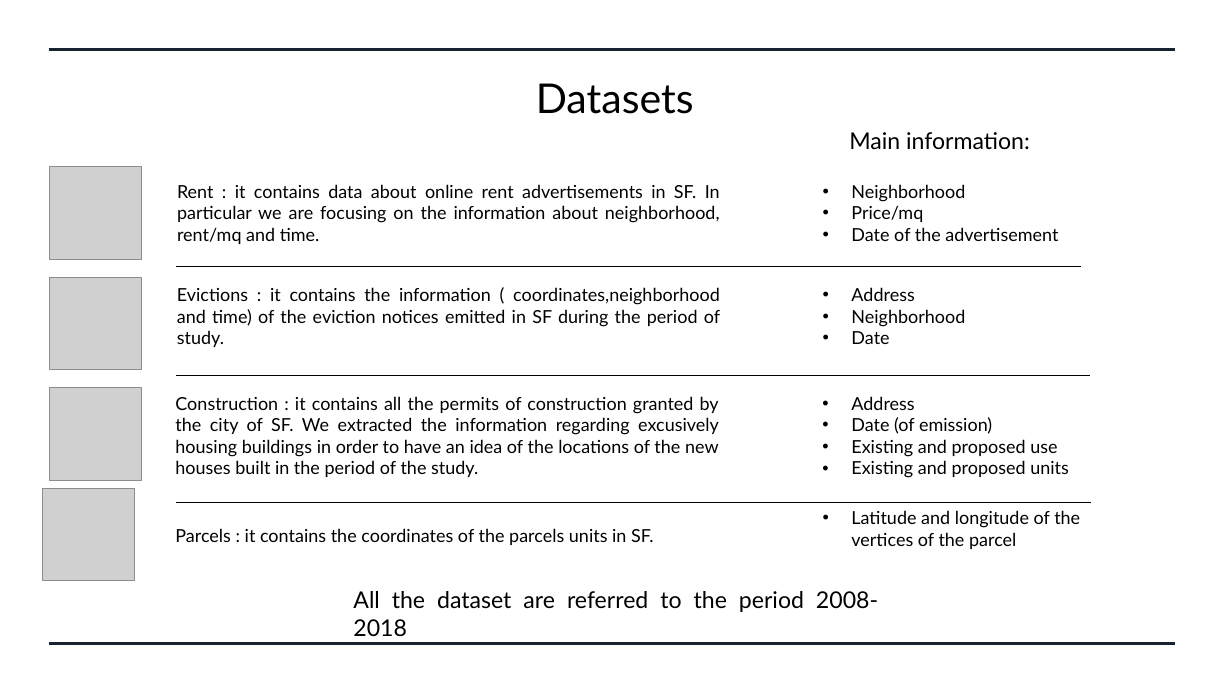
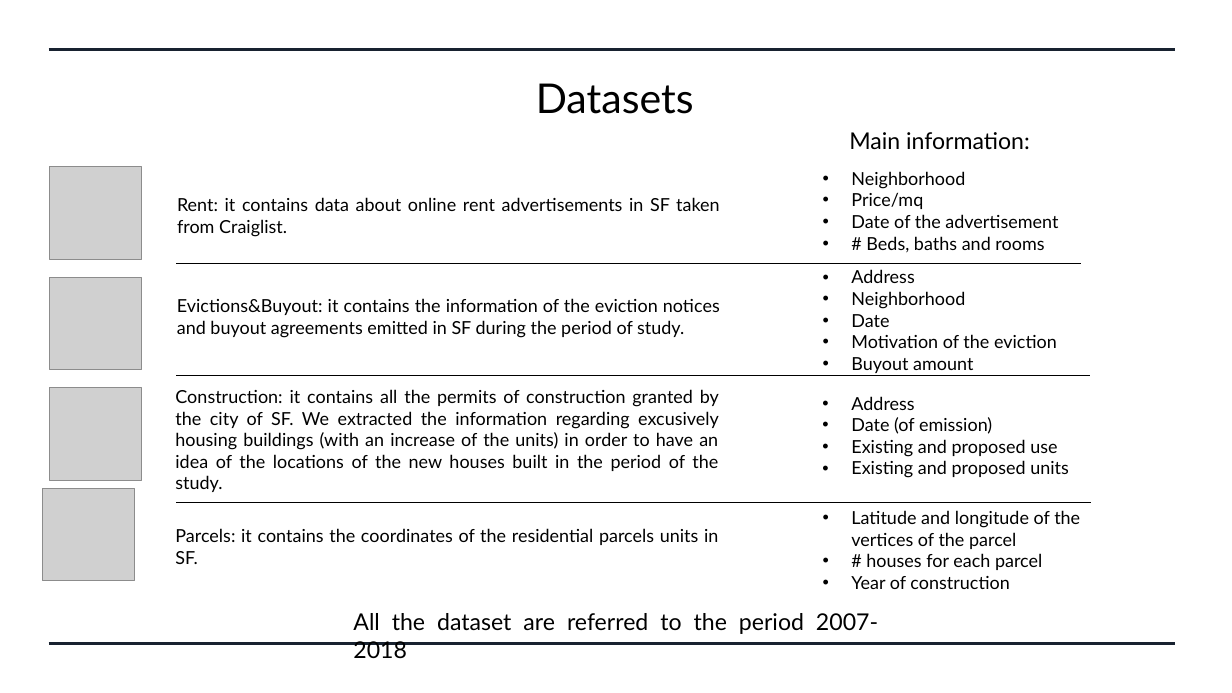
Before and after one commit to pietrobogani/SF-houses, a slide deck: slide 2 of ppt_parziale.pptx. Drawn at 1232x693 pixels with LibreOffice and Linux fonts; fonts in the diff are those of the drawing; grey boxes stand for pictures. Boxes give left, top, right and bottom in pixels: in the first picture for what was removed or moved away, otherwise in the second. Text is boxed around its words. In the diff, an @@ line names an element or a change of style, - is before the commit and + after.

```diff
--- a/ppt_parziale.pptx
+++ b/ppt_parziale.pptx
@@ text "Neighborhood": place and size @@
-text "Neighborhood" at (851, 184, 1058, 241)
+text "Neighborhood" at (851, 171, 1058, 253)
@@ subtitle at (177, 197, 720, 237): text changed @@
-Rent : it contains data about online rent advertisements in SF. In particular we are focusing on the information about neighborhood, rent/mq and time.
+Rent: it contains data about online rent advertisements in SF taken from Craiglist.
@@ text at (866, 236, 1044, 253): paragraph added @@
+• # Beds, baths and rooms
@@ line moved from (177, 267) - (1081, 267) to (177, 263) - (1081, 263) @@
@@ text "Address": place and size @@
-text "Address" at (851, 287, 965, 344)
+text "Address" at (851, 269, 1057, 373)
@@ text at (177, 298, 720, 338): text changed @@
-Evictions : it contains the information ( coordinates,neighborhood and time) of the eviction notices emitted in SF during the period of study.
+Evictions&Buyout: it contains the information of the eviction notices and buyout agreements emitted in SF during the period of study.
@@ text at (851, 334, 1057, 373): paragraphs added @@
+• Motivation of the eviction
+• Buyout amount
@@ text at (175, 389, 719, 492): text changed @@
-Construction : it contains all the permits of construction granted by the city of SF. We extracted the information regarding excusively housing buildings in order to have an idea of the locations of the new houses built in the period of the study.
+Construction: it contains all the permits of construction granted by the city of SF. We extracted the information regarding excusively housing buildings (with an increase of the units) in order to have an idea of the locations of the new houses built in the period of the study.
@@ text at (175, 528, 718, 564): text changed @@
-Parcels : it contains the coordinates of the parcels units in SF.
+Parcels: it contains the coordinates of the residential parcels units in SF.
@@ text at (851, 553, 1042, 589): paragraphs added @@
+• # houses for each parcel
+• Year of construction
@@ text at (353, 613, 878, 634): text changed @@
-All the dataset are referred to the period 2008-2018
+All the dataset are referred to the period 2007-2018
```
Also in this commit, not shown: 2 other slides changed, 1 slide added.
